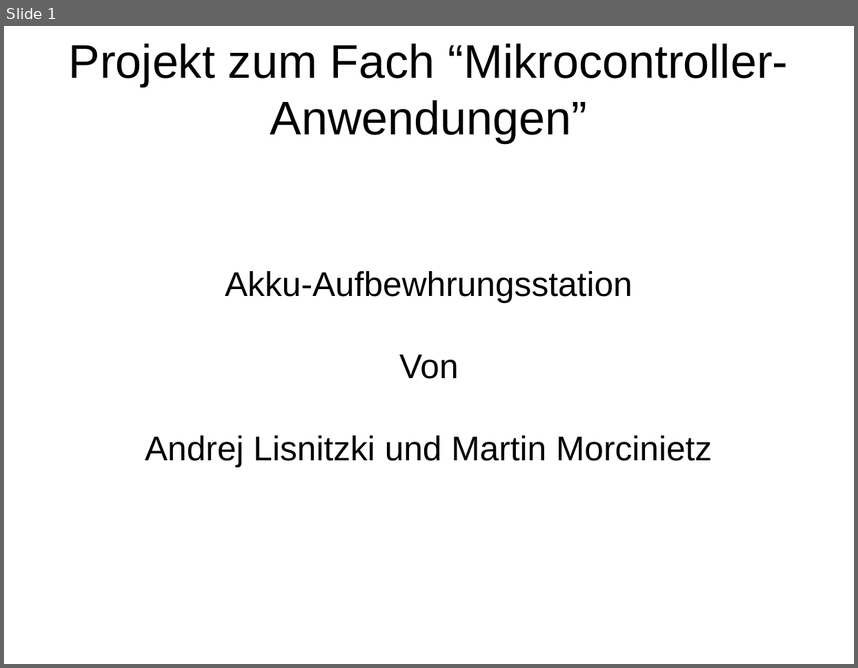
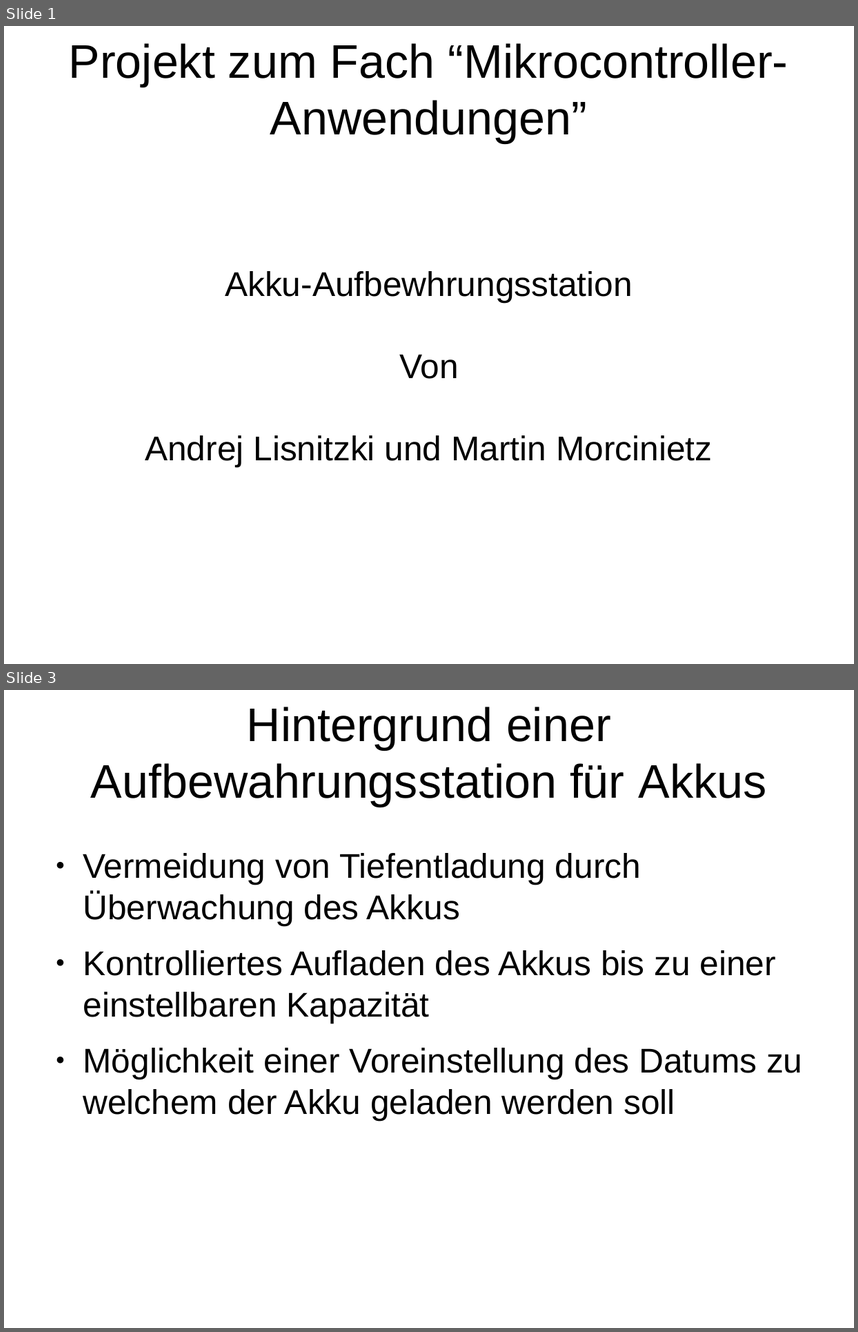
Before and after one commit to celentanos/mca, a slide deck: Vortrag.odp. Shown one above the other, each under a label of ours: slide 1 before the commit, slides 1 and 3 after it; the slides between them are not shown. The pictures are 858x668 and 858x1332 pixels, drawn with LibreOffice and Linux fonts; fonts in the diff are those of the drawing; background and template pictures are left out. Boxes give left, top, right and bottom in pixels: in the first picture for what was removed or moved away, otherwise in the second. Text is boxed around its words. In the diff, an @@ line names an element or a change of style, - is before the commit and + after.

```diff
--- a/Vortrag.odp
+++ b/Vortrag.odp
@@ slide 3 added at (4, 690, 854, 1328), background picture (left out) @@
@@ title added at (91, 707, 767, 806), 44 pt, text #000000 @@
+Hintergrund einer Aufbewahrungsstation für Akkus
@@ text added at (83, 853, 802, 1121), 32 pt, text #000000 @@
+● Vermeidung von Tiefentladung durch Überwachung des Akkus
+● Kontrolliertes Aufladen des Akkus bis zu einer einstellbaren Kapazität
+● Möglichkeit einer Voreinstellung des Datums zu welchem der Akku geladen werden soll
```
Also in this commit, not shown: 1 slide changed, 4 other slides added, 1 slide removed.
